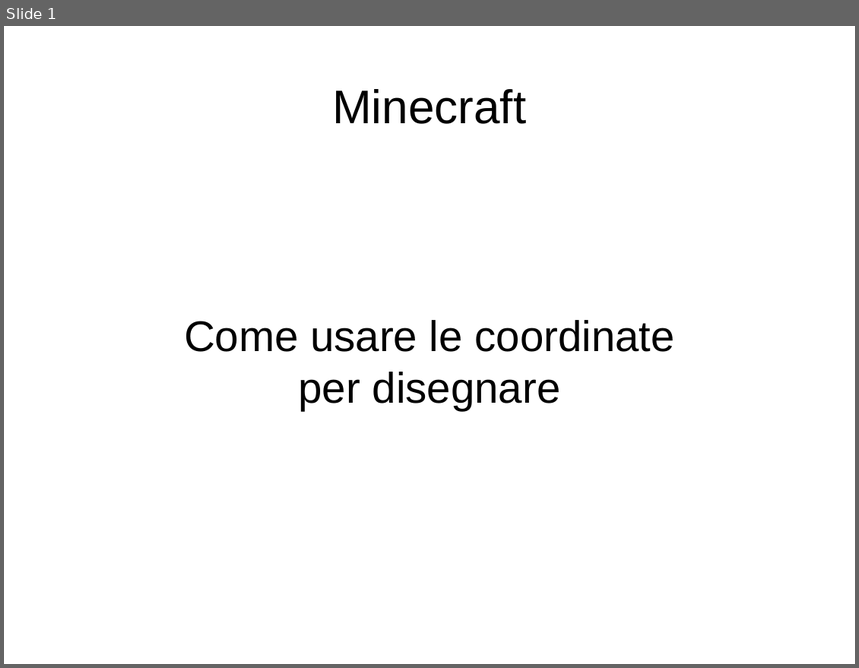
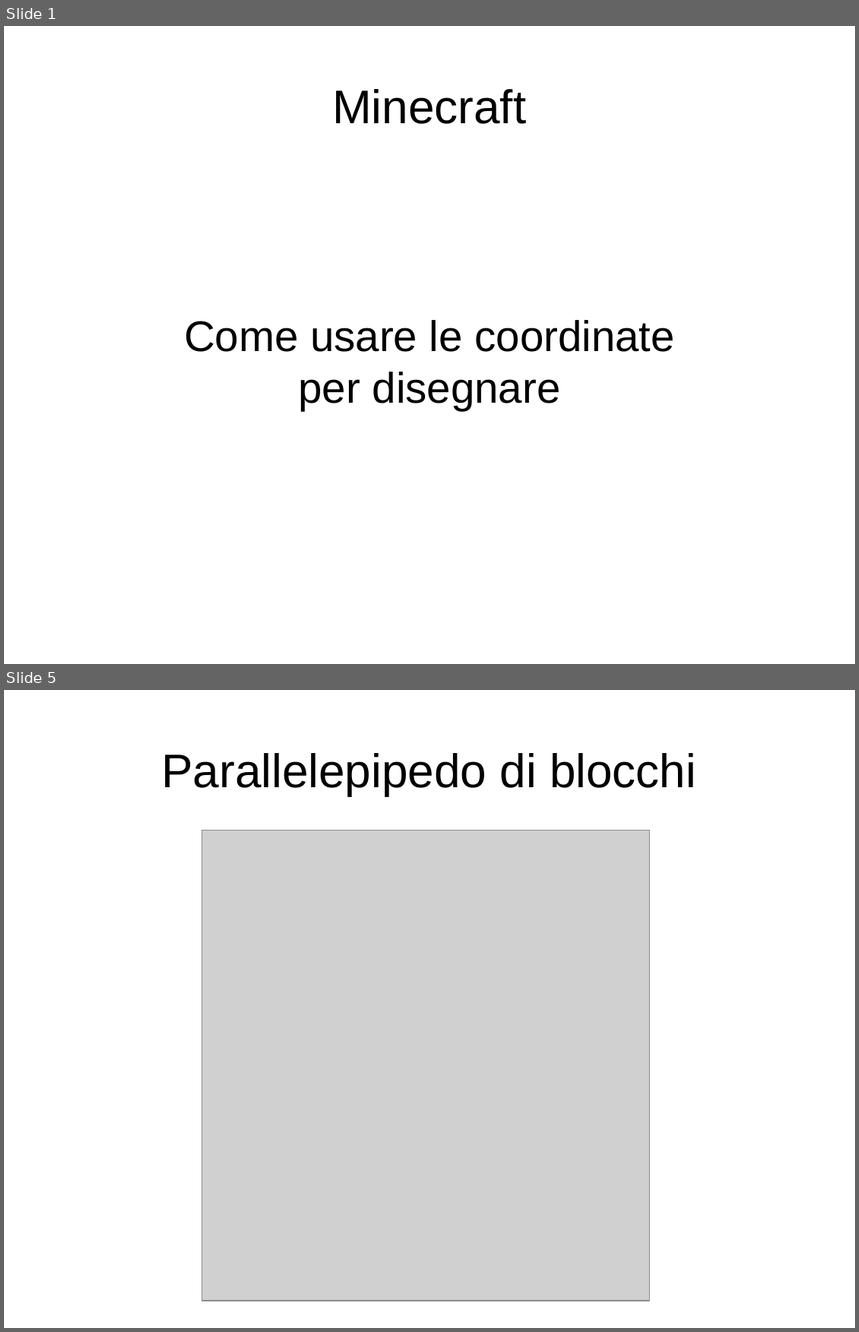
Before and after one commit to kronwiz/randomstuff, a slide deck: minecraft/uso_delle_coordinate.pptx. Shown one above the other, each under a label of ours: slide 1 before the commit, slides 1 and 5 after it; the slides between them are not shown. The pictures are 859x668 and 859x1332 pixels, drawn with LibreOffice and Linux fonts; fonts in the diff are those of the drawing; grey boxes stand for pictures. Boxes give left, top, right and bottom in pixels: in the first picture for what was removed or moved away, otherwise in the second. Text is boxed around its words. In the diff, an @@ line names an element or a change of style, - is before the commit and + after.

Commit message:
Aggiunto l'esempio del parallelepipedo.

```diff
--- a/minecraft/uso_delle_coordinate.pptx
+++ b/minecraft/uso_delle_coordinate.pptx
@@ slide 5 added at bbox=[4, 690, 855, 1328], background #FFFFFF @@
@@ text added at bbox=[162, 753, 696, 796], 44 pt, text #000000 @@
+Parallelepipedo di blocchi
@@ picture added at bbox=[202, 831, 650, 1302] @@
```
Also in this commit, not shown: 3 other slides added, 3 slides removed, 1 other file.
